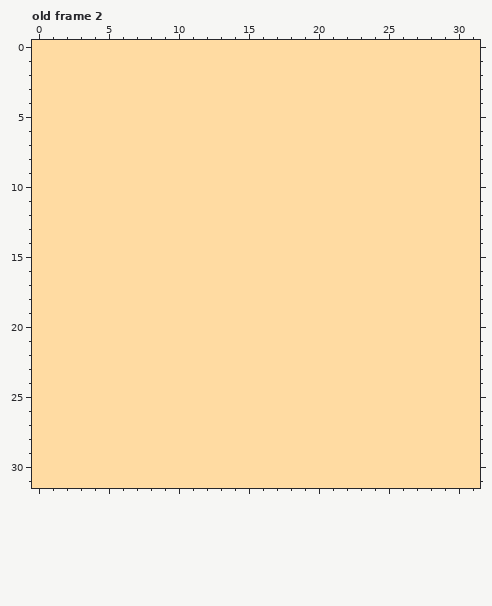
One commit to this pixel-art file: t.aseprite. Above: the version before the commit.
32x32 pixels, 14 frames. Colours within 5 levels of each other are drawn and written as one. Shown: old frame 2. The commit also changed other frames, which this record leaves out.
After the commit:
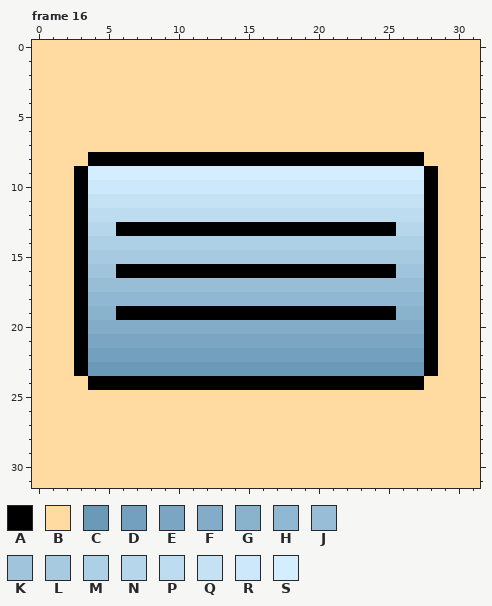
Palette (. is transparent): A #000000  B #ffdba2  C #6b9ab9  D #73a0be  E #7aa6c3  F #82acc8  G #89b2cd  H #91b8d2  J #98bed7  K #9fc4dc  L #a7cae1  M #aed0e6  N #b6d6eb  P #bddcf0  Q #c5e2f5  R #cce8fa  S #d4eeff
A new or re-ordered frame is compared with the old frame closest to it.
Edits made:
frames 14 -> 16
Frame 16 is new; against old frame 2, layer "Layer 3":
Colour B gives way to colour A in row 8 at x 4 to 27; in rows 9 to 12 at x 3 and 28; in row 13 at x 3, 6 to 25 and 28; in rows 14 to 15 at x 3 and 28; in row 16 at x 3, 6 to 25 and 28; in rows 17 to 18 at x 3 and 28.
Colour B gives way to colour A in row 19 at x 3, 6 to 25 and 28; in rows 20 to 23 at x 3 and 28; in row 24 at x 4 to 27.
Colour B gives way to colour C in row 23 at x 4 to 27.
Colour B gives way to colour D in row 22 at x 4 to 27.
Colour B gives way to colour E in row 21 at x 4 to 27.
Colour B gives way to colour F in row 20 at x 4 to 27.
Colour B gives way to colour G in row 19 at x 4 to 5 and 26 to 27.
Colour B gives way to colour H in row 18 at x 4 to 27.
Colour B gives way to colour J in row 17 at x 4 to 27.
Colour B gives way to colour K in row 16 at x 4 to 5 and 26 to 27.
Colour B gives way to colour L in row 15 at x 4 to 27.
Colour B gives way to colour M in row 14 at x 4 to 27.
Colour B gives way to colour N in row 13 at x 4 to 5 and 26 to 27.
Colour B gives way to colour P in row 12 at x 4 to 27.
Colour B gives way to colour Q in row 11 at x 4 to 27.
Colour B gives way to colour R in row 10 at x 4 to 27.
Colour B gives way to colour S in row 9 at x 4 to 27.
Pixel boxes of the changes (left, top, right, bottom) in both pictures:
changed: (74, 152, 438, 390)
